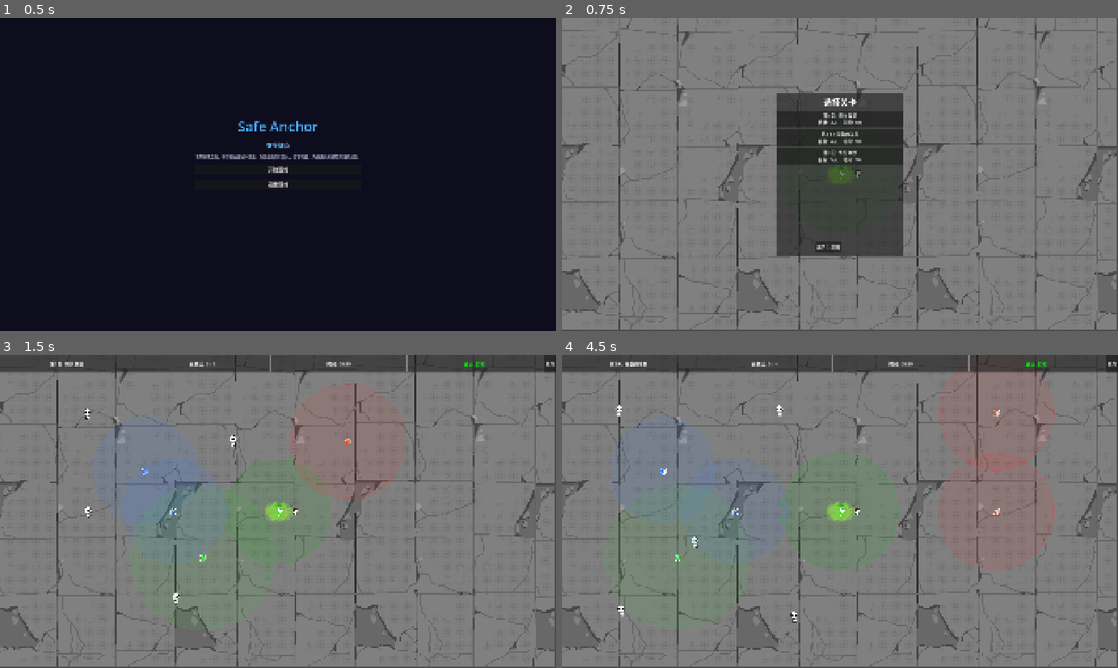
Above: before the commit, frames 1-4 (two rows, left to right).
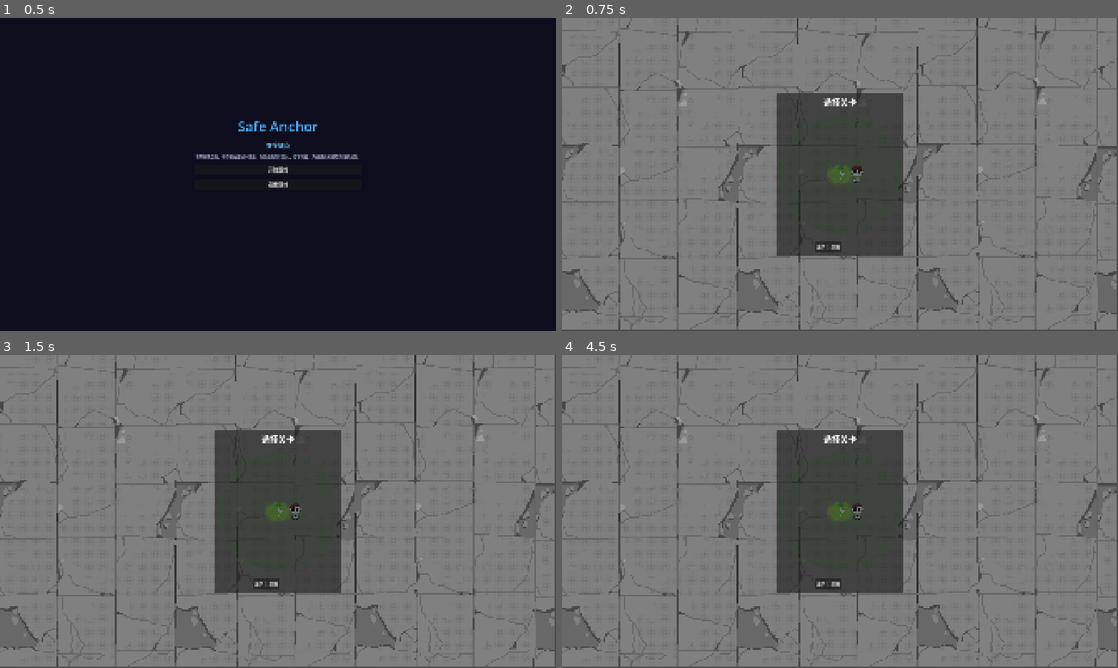
Above: after the commit, the same moments.

Repository: kunk70352-png/Safe-Anchor
Game: Godot game, scene res://src/main/main.tscn
Same seed, same stepped clock (60 frames per second), same inputs: the game is played once before the commit and once after it.
Inputs (mouse positions are in pixels of both pictures, inside the frame that each line leads up to):
- Up to frame 1 (0.5 s): no input
- Up to frame 2 (0.75 s): click "开始游戏" at 0.5 s
- Up to frame 3 (1.5 s): click (278, 455) at 1.25 s, where only the run before the commit has a clickable "第1关: 初次救援 目标: 3人 | 时间: 60s"
- Up to frame 4 (4.5 s): click (1112, 364) at 2 s, where only the run before the commit has a clickable "放弃"; click "返回主界面" at 2.75 s; click "开始游戏" at 3.5 s; click (840, 473) at 4.25 s, where only the run before the commit has a clickable "第2关: 分散的羊群 目标: 4人 | 时间: 60s"

Frame 1 is identical in both runs. In frame 2, 2.5% of the frame differs, in the area x 38-62%, y 29-53%; in frame 3, 18%; in frame 4, 18%, in the area x 0-100%, y 0-88%.
Error after the commit: Invalid access to property or key 'time_limit' on a base object of type 'Resource (LevelData)'. (res://src/ui/level_select.gd:30)

Commit message:
大改：无初始锚点、鼠标瞄准投掷、NPC徘徊范围、移除时间限制

Diff:
--- a/project.godot
+++ b/project.godot
@@ -50,7 +50,7 @@
 }
 charge_throw={
 "deadzone": 0.5,
-"events": [Object(InputEventKey,"resource_local_to_scene":false,"resource_name":"","device":-1,"window_id":0,"alt_pressed":false,"shift_pressed":false,"ctrl_pressed":false,"meta_pressed":false,"pressed":false,"keycode":0,"physical_keycode":32,"key_label":0,"unicode":32,"location":0,"echo":false,"script":null)
+"events": [Object(InputEventMouseButton,"resource_local_to_scene":false,"resource_name":"","device":-1,"window_id":0,"alt_pressed":false,"shift_pressed":false,"ctrl_pressed":false,"meta_pressed":false,"button_mask":1,"position":Vector2(0,0),"global_position":Vector2(0,0),"factor":1.0,"button_index":1,"canceled":false,"pressed":true,"double_click":false,"script":null)
 ]
 }
 debug_skip={
--- a/resources/levels/level_1.tres
+++ b/resources/levels/level_1.tres
@@ -7,7 +7,7 @@
 level_number = 1
 level_name = "初次救援"
 target_rescued = 3
-time_limit = 60.0
+wander_range = 300.0
 refugee_count = 4
 refugee_wander_speed = 50.0
 refugee_seek_speed = 90.0
--- a/resources/levels/level_2.tres
+++ b/resources/levels/level_2.tres
@@ -7,7 +7,7 @@
 level_number = 2
 level_name = "分散的羊群"
 target_rescued = 4
-time_limit = 60.0
+wander_range = 300.0
 refugee_count = 5
 refugee_wander_speed = 55.0
 refugee_seek_speed = 95.0
--- a/resources/levels/level_3.tres
+++ b/resources/levels/level_3.tres
@@ -7,7 +7,7 @@
 level_number = 3
 level_name = "争分夺秒"
 target_rescued = 5
-time_limit = 50.0
+wander_range = 300.0
 refugee_count = 6
 refugee_wander_speed = 60.0
 refugee_seek_speed = 100.0
--- a/resources/levels/level_data.gd
+++ b/resources/levels/level_data.gd
@@ -8,8 +8,8 @@
 @export var level_name: String = "Level 1"
 ## 需要救出的难民目标数
 @export var target_rescued: int = 5
-## 时间限制（秒）
-@export var time_limit: float = 60.0
+## 难民徘徊范围（像素）
+@export var wander_range: float = 300.0
 ## 生成的难民数量
 @export var refugee_count: int = 8
 ## 难民徘徊速度
--- a/src/autoload/game_manager.gd
+++ b/src/autoload/game_manager.gd
@@ -39,9 +39,6 @@
 		if current_level_data:
 			refugee_rescued.emit(rescued_count, current_level_data.target_rescued)
 
-## 倒计时剩余秒数
-var time_remaining: float = 0.0
-
 ## 关卡是否正在进行中
 var is_level_active: bool = false
 
@@ -53,7 +50,6 @@
 func start_level(level_data: LevelData) -> void:
 	current_level_data = level_data
 	rescued_count = 0
-	time_remaining = level_data.time_limit
 	is_level_active = true
 	level_started.emit(level_data)
 
@@ -74,26 +70,10 @@
 	return rescued_count >= current_level_data.target_rescued
 
 
-## 检查是否满足失败条件
-func check_lose_condition() -> bool:
-	return time_remaining <= 0.0 and not check_win_condition()
-
-
-## World 每物理帧调用此方法推进倒计时
-func tick_timer(delta: float) -> void:
-	if not is_level_active:
-		return
-	time_remaining = maxf(time_remaining - delta, 0.0)
-	time_updated.emit(time_remaining, current_level_data.time_limit)
-	if check_lose_condition():
-		_fail_level()
-
-
 ## 重置所有状态，准备新关卡
 func reset_for_new_level() -> void:
 	current_level_data = null
 	rescued_count = 0
-	time_remaining = 0.0
 	is_level_active = false
 
 
@@ -103,26 +83,10 @@
 
 func _complete_level() -> void:
 	is_level_active = false
-	var elapsed := current_level_data.time_limit - time_remaining
 	var stats := {
 		"level": current_level_data.level_number,
 		"level_name": current_level_data.level_name,
-		"time_elapsed": snapped(elapsed, 0.1),
-		"time_limit": current_level_data.time_limit,
 		"rescued": rescued_count,
 		"target": current_level_data.target_rescued,
 	}
 	level_completed.emit(stats)
-
-
-func _fail_level() -> void:
-	is_level_active = false
-	var stats := {
-		"level": current_level_data.level_number,
-		"level_name": current_level_data.level_name,
-		"time_elapsed": current_level_data.time_limit,
-		"time_limit": current_level_data.time_limit,
-		"rescued": rescued_count,
-		"target": current_level_data.target_rescued,
-	}
-	level_failed.emit(stats)
--- a/src/player/player.gd
+++ b/src/player/player.gd
@@ -1,32 +1,24 @@
-## 玩家 — 可操控角色，WASD移动，空格蓄力投掷锚点。
+## 玩家 — WASD移动，鼠标左键蓄力投掷锚点。
 class_name Player
 extends CharacterBody2D
 
 enum PlayerState { IDLE, CHARGING }
 var state: PlayerState = PlayerState.IDLE
-var _held_anchor: PackedScene = preload("res://src/anchor/anchor_type1.tscn")
-var _held_anchor_radius: float = 180.0
-var _held_anchor_color: Color = Color(0.2, 0.5, 1.0, 1.0)
+var _held_anchor: PackedScene = null
+var _held_anchor_radius: float = 0.0
+var _held_anchor_color: Color = Color.WHITE
 var charge_time: float = 0.0
 var charge_power: float = 0.0
-var last_move_dir: Vector2 = Vector2.RIGHT
+
+@export var move_speed: float = 200.0
+@export var anchor_data: AnchorData
+@export var min_throw: float = 80.0
+@export var max_throw: float = 350.0
+@export var charge_speed: float = 0.8
+@export var curve_height: float = 40.0
+@export var pickup_dist: float = 30.0
 
 var sprite: AnimatedSprite2D
-
-## 移动速度（像素/秒）
-@export var move_speed: float = 200.0
-## 默认锚点数据资源
-@export var anchor_data: AnchorData
-## 投掷最近距离（像素）
-@export var min_throw: float = 80.0
-## 投掷最远距离（像素）
-@export var max_throw: float = 350.0
-## 蓄力条摆动速度（次/秒）
-@export var charge_speed: float = 0.8
-## 抛物线预览高度（像素）
-@export var curve_height: float = 40.0
-## 拾取锚点距离（像素）
-@export var pickup_dist: float = 30.0
 
 
 func _ready() -> void:
@@ -38,8 +30,6 @@
 
 func _physics_process(delta: float) -> void:
 	var input_dir := Input.get_vector("move_left", "move_right", "move_up", "move_down")
-	if input_dir != Vector2.ZERO:
-		last_move_dir = input_dir
 	velocity = input_dir * move_speed
 	move_and_slide()
 
@@ -60,17 +50,19 @@
 			elif _held_anchor == null:
 				state = PlayerState.IDLE
 
-	_update_animation()
 	queue_redraw()
 
 
 func _throw_anchor() -> void:
+	var mouse_pos := get_global_mouse_position()
+	var throw_dir := (mouse_pos - global_position).normalized()
 	var dist := min_throw + charge_power * (max_throw - min_throw)
-	var landing_pos := global_position + last_move_dir * dist
+	var landing_pos := global_position + throw_dir * dist
 	landing_pos = landing_pos.clamp(Vector2(40, 40), Vector2(1880, 1040))
 
 	var anchor: Anchor = _held_anchor.instantiate()
 	anchor.global_position = landing_pos
+	anchor.attraction_radius = _held_anchor_radius
 	anchor.picked_up.connect(_on_anchor_picked_up)
 	get_tree().get_first_node_in_group("world").get_node("Anchors").add_child(anchor)
 	_held_anchor = null
@@ -118,8 +110,10 @@
 	if state != PlayerState.CHARGING or _held_anchor == null:
 		return
 
+	var mouse_pos := get_global_mouse_position()
+	var throw_dir := (mouse_pos - global_position).normalized()
 	var dist := min_throw + charge_power * (max_throw - min_throw)
-	var target := last_move_dir * dist
+	var target := throw_dir * dist
 	var mid := target * 0.5 + Vector2.UP * curve_height
 
 	var line_color := Color(1.0, 0.8, 0.2, 0.7)
--- a/src/player/player.tscn
+++ b/src/player/player.tscn
@@ -86,7 +86,7 @@
 script = ExtResource("1_script")
 
 [node name="AnimatedSprite2D" type="AnimatedSprite2D" parent="." unique_id=187867651]
-scale = Vector2(0.5, 0.5)
+scale = Vector2(0.99218756, 0.99218756)
 sprite_frames = SubResource("SpriteFrames_cyqww")
 autoplay = "default"
-frame_progress = 0.7723557
+frame_progress = 0.025008392
--- a/src/refugee/refugee.gd
+++ b/src/refugee/refugee.gd
@@ -12,6 +12,8 @@
 @export var wander_interval: float = 2.0
 ## 初始徘徊中心点（由 World 设置）
 @export var wander_origin: Vector2
+## 徘徊范围限制（像素）
+@export var wander_range: float = 300.0
 ## 锚点范围内减速倍率（0~1）
 @export var anchor_slow_mult: float = 0.4
 ## 锚点范围内徘徊角度范围（0~1，1=180°）
@@ -238,7 +240,7 @@
 
 func _pick_new_wander_target() -> void:
 	var angle := randf() * TAU
-	var dist := randf() * 120.0 + 40.0
+	var dist := randf() * wander_range * 0.8
 	navigation_agent.target_position = wander_origin + Vector2.RIGHT.rotated(angle) * dist
 
 
--- a/src/ui/defeat_screen.gd
+++ b/src/ui/defeat_screen.gd
@@ -20,16 +20,12 @@
 	title_label.text = "时间到！"
 	title_label.modulate = Color.RED
 
-	var elapsed: float = stats.get("time_elapsed", 0.0)
-	var minutes := int(elapsed) / 60
-	var seconds := int(elapsed) % 60
 	var rescued: int = stats.get("rescued", 0)
 	var target: int = stats.get("target", 0)
 	var missing := target - rescued
 
 	stats_label.text = (
 		"关卡: %s\n" % stats.get("level_name", "?") +
-		"用时: %02d:%02d\n" % [minutes, seconds] +
 		"救出: %d / %d\n" % [rescued, target] +
 		"还差 %d 人！" % missing
 	)
--- a/src/ui/hud.gd
+++ b/src/ui/hud.gd
@@ -1,10 +1,8 @@
-## HUD — 游戏内抬头显示，展示关卡信息、救援进度、倒计时和锚点状态。
+## HUD — 显示关卡信息、救援进度、锚点状态。
 extends Control
 
-# ---- 节点引用 ----
 @onready var level_label: Label = %LevelLabel
 @onready var rescued_label: Label = %RescuedLabel
-@onready var timer_label: Label = %TimerLabel
 @onready var anchors_label: Label = %AnchorsLabel
 @onready var give_up_button: Button = %GiveUpButton
 
@@ -12,44 +10,29 @@
 func _ready() -> void:
 	GameManager.level_started.connect(_on_level_started)
 	GameManager.refugee_rescued.connect(_on_refugee_rescued)
-	GameManager.time_updated.connect(_on_time_updated)
 	give_up_button.pressed.connect(_on_give_up)
+
+
+func _process(_delta: float) -> void:
+	if not GameManager.is_level_active:
+		return
+	var player := get_tree().get_first_node_in_group("player") as Player
+	if player:
+		var carrying := player._held_anchor != null
+		anchors_label.text = "锚点: %s" % ("持有" if carrying else "无")
+		anchors_label.modulate = Color.GREEN if carrying else Color.ORANGE
+
+
+func _on_level_started(level_data: LevelData) -> void:
+	level_label.text = "第%d关: %s" % [level_data.level_number, level_data.level_name]
+	rescued_label.text = "已救出: 0 / %d" % level_data.target_rescued
+
+
+func _on_refugee_rescued(total: int, target: int) -> void:
+	rescued_label.text = "已救出: %d / %d" % [total, target]
 
 
 func _on_give_up() -> void:
 	var main := get_tree().get_first_node_in_group("main")
 	if main and main.has_method("on_return_to_select"):
 		main.on_return_to_select()
-
-
-func _process(_delta: float) -> void:
-	if not GameManager.is_level_active:
-		return
-	# 实时更新锚点持有状态
-	var player := get_tree().get_first_node_in_group("player") as Player
-	if player:
-		var carrying := player._held_anchor != null
-		anchors_label.text = "锚点: %s" % ("持有" if carrying else "已投出")
-		anchors_label.modulate = Color.GREEN if carrying else Color.ORANGE
-
-
-# ---- 信号处理 ----
-
-func _on_level_started(level_data: LevelData) -> void:
-	level_label.text = "第%d关: %s" % [level_data.level_number, level_data.level_name]
-	rescued_label.text = "已救出: 0 / %d" % level_data.target_rescued
-	timer_label.modulate = Color.WHITE
-
-
-func _on_refugee_rescued(total: int, target: int) -> void:
-	rescued_label.text = "已救出: %d / %d" % [total, target]
-
-
-func _on_time_updated(remaining: float, _limit: float) -> void:
-	var minutes := int(remaining) / 60
-	var seconds := int(remaining) % 60
-	timer_label.text = "时间: %02d:%02d" % [minutes, seconds]
-	if remaining <= 10.0:
-		timer_label.modulate = Color.RED
-	elif remaining <= 20.0:
-		timer_label.modulate = Color.ORANGE
--- a/src/ui/hud.tscn
+++ b/src/ui/hud.tscn
@@ -45,18 +45,6 @@
 custom_minimum_size = Vector2(2, 0)
 color = Color(0.5, 0.5, 0.5, 1)
 
-[node name="TimerLabel" type="Label" parent="TopPanel/HBoxContainer"]
-unique_name_in_owner = true
-layout_mode = 2
-size_flags_horizontal = 3
-text = "Time: 00:00"
-horizontal_alignment = 1
-
-[node name="Separator3" type="ColorRect" parent="TopPanel/HBoxContainer"]
-layout_mode = 2
-custom_minimum_size = Vector2(2, 0)
-color = Color(0.5, 0.5, 0.5, 1)
-
 [node name="AnchorsLabel" type="Label" parent="TopPanel/HBoxContainer"]
 unique_name_in_owner = true
 layout_mode = 2
@@ -64,11 +52,6 @@
 text = "Anchors: 0 / 0"
 horizontal_alignment = 1
 
-[node name="Separator4" type="ColorRect" parent="TopPanel/HBoxContainer"]
-layout_mode = 2
-custom_minimum_size = Vector2(2, 0)
-color = Color(0.5, 0.5, 0.5, 1)
-
 [node name="GiveUpButton" type="Button" parent="TopPanel/HBoxContainer"]
 unique_name_in_owner = true
 layout_mode = 2
--- a/src/ui/victory_screen.gd
+++ b/src/ui/victory_screen.gd
@@ -23,15 +23,11 @@
 	title_label.text = "胜利！"
 	title_label.modulate = Color.GREEN
 
-	var elapsed: float = stats.get("time_elapsed", 0.0)
-	var minutes := int(elapsed) / 60
-	var seconds := int(elapsed) % 60
 	var rescued: int = stats.get("rescued", 0)
 	var target: int = stats.get("target", 0)
 
 	stats_label.text = (
 		"关卡: %s\n" % stats.get("level_name", "?") +
-		"用时: %02d:%02d\n" % [minutes, seconds] +
 		"救出: %d / %d" % [rescued, target]
 	)
 
--- a/src/world/world.gd
+++ b/src/world/world.gd
@@ -23,10 +23,8 @@
 	add_to_group("world")
 
 
-func _physics_process(delta: float) -> void:
-	if not GameManager.is_level_active:
-		return
-	GameManager.tick_timer(delta)
+func _physics_process(_delta: float) -> void:
+	pass
 
 
 # ---- 公开 API ----
@@ -41,8 +39,8 @@
 
 	# 玩家初始位置在安全屋旁边
 	player.global_position = level_data.safe_house_position + Vector2(60, 0)
-	player._held_anchor = TYPE1_ANCHOR
-	player._held_anchor_radius = 180.0
+	player._held_anchor = null
+	player._held_anchor_radius = 0.0
 	if player.anchor_data:
 		player.anchor_data.attraction_radius = level_data.anchor_attraction_radius
 
@@ -142,6 +140,7 @@
 	refugee.wander_speed = level_data.refugee_wander_speed
 	refugee.seek_speed = level_data.refugee_seek_speed
 	refugee.wander_interval = level_data.refugee_wander_interval
+	refugee.wander_range = level_data.wander_range
 	refugees_container.add_child(refugee)
 
 
